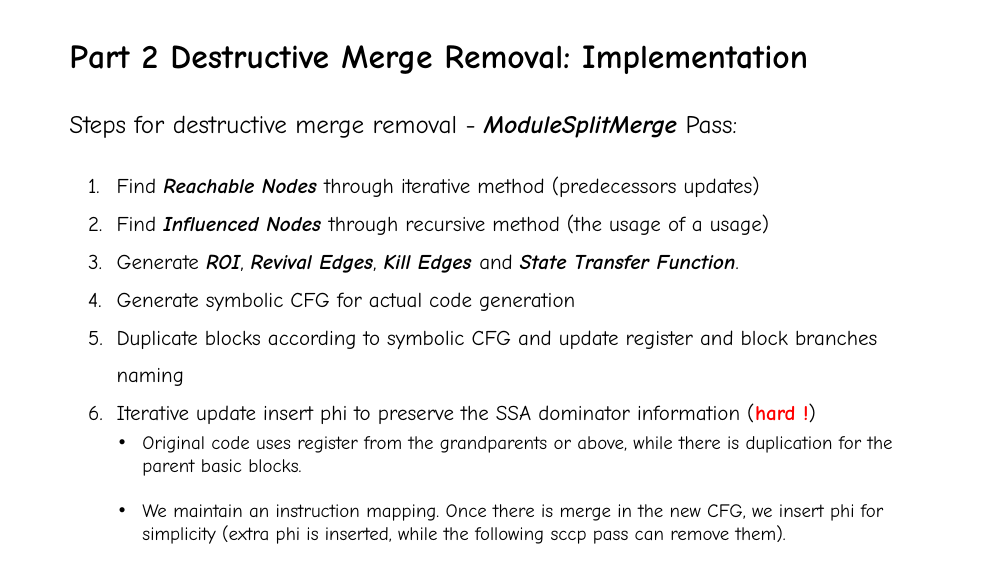
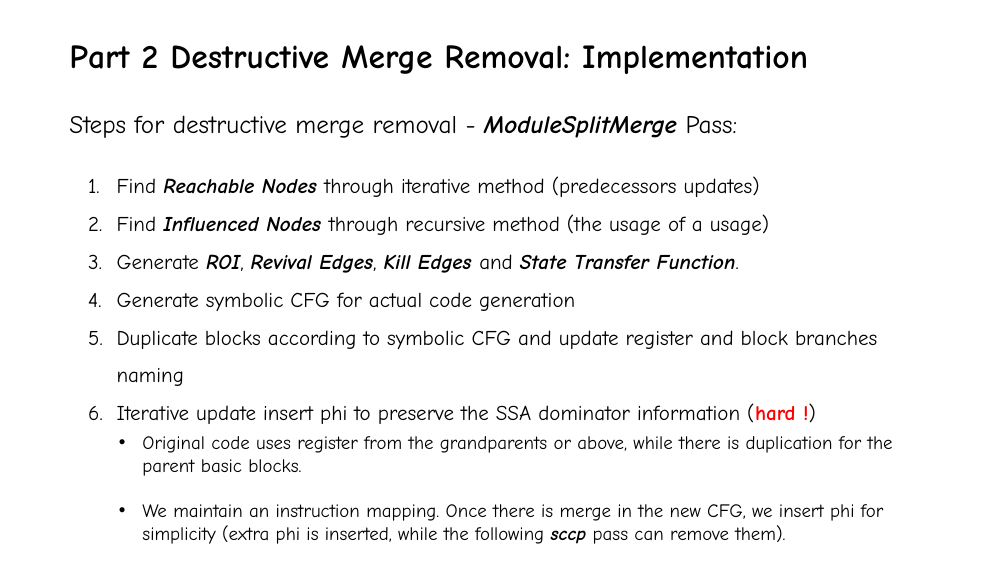
Before and after one commit to yishangru/SplitMerge, a slide deck: slide 20 of CS6241-Project.pptx. Drawn at 1008x567 pixels with LibreOffice and Linux fonts; fonts in the diff are those of the drawing; background and template pictures are left out. Boxes give left, top, right and bottom in pixels: in the first picture for what was removed or moved away, otherwise in the second. Text is boxed around its words. In the diff, an @@ line names an element or a change of style, - is before the commit and + after.

Commit message:
update slides

```diff
--- a/CS6241-Project.pptx
+++ b/CS6241-Project.pptx
@@ text at bbox=[142, 504, 883, 544]: bold on, italic on in "sccp" @@
```
